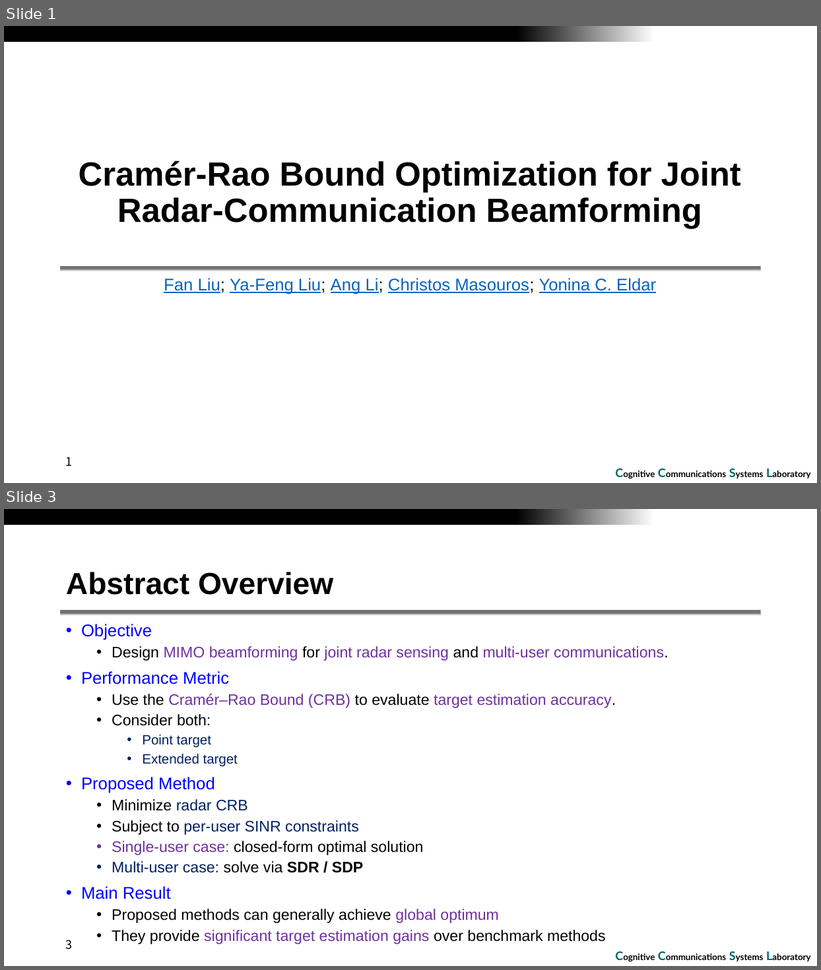
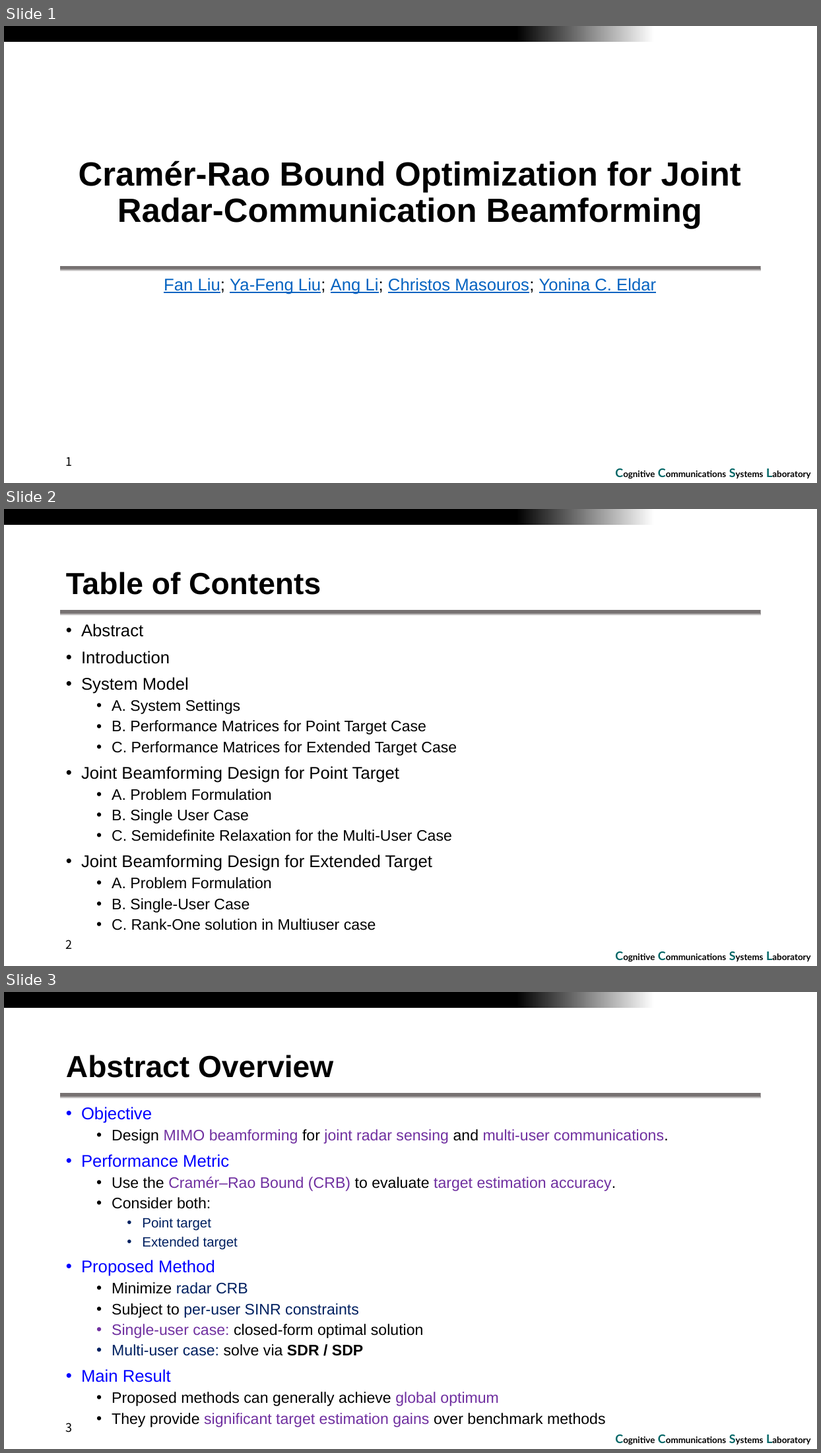
Before and after one commit to RefatHanbat/CRB-Optimization-for-Joint-Radar-Communication-Beamforming, a slide deck: CRB for joint randar communication and beamforming.pptx. Shown one above the other, each under a label of ours: slides 1 and 3 before the commit, slides 1, 2 and 3 after it; the slides between them are not shown. The pictures are 821x970 and 821x1453 pixels, drawn with LibreOffice and Linux fonts; fonts in the diff are those of the drawing; background and template pictures are left out. Boxes give left, top, right and bottom in pixels: in the first picture for what was removed or moved away, otherwise in the second. Text is boxed around its words. In the diff, an @@ line names an element or a change of style, - is before the commit and + after.

Commit message:
Updated

```diff
--- a/CRB for joint randar communication and beamforming.pptx
+++ b/CRB for joint randar communication and beamforming.pptx
@@ slide 2 added at [4, 509, 817, 966], background #FFFFFF; not listed: 3 template elements that a slide beside it also shows @@
@@ title added at [66, 572, 321, 595], 36 pt, text #000000, bold @@
+Table of Contents
@@ text added at [81, 624, 457, 931], 18 pt, text #000000 @@
+• Abstract
+• Introduction
+• System Model
+  • A. System Settings
+  • B. Performance Matrices for Point Target Case
+  • C. Performance Matrices for Extended Target Case
+• Joint Beamforming Design for Point Target
+  • A. Problem Formulation
+  • B. Single User Case
+  • C. Semidefinite Relaxation for the Multi-User Case
+• Joint Beamforming Design for Extended Target
+  • A. Problem Formulation
+  • B. Single-User Case
+  • C. Rank-One solution in Multiuser case
@@ page number added at [66, 940, 73, 949], 14 pt, text #000000 @@
+2
```
Also in this commit, not shown: 1 slide removed.
